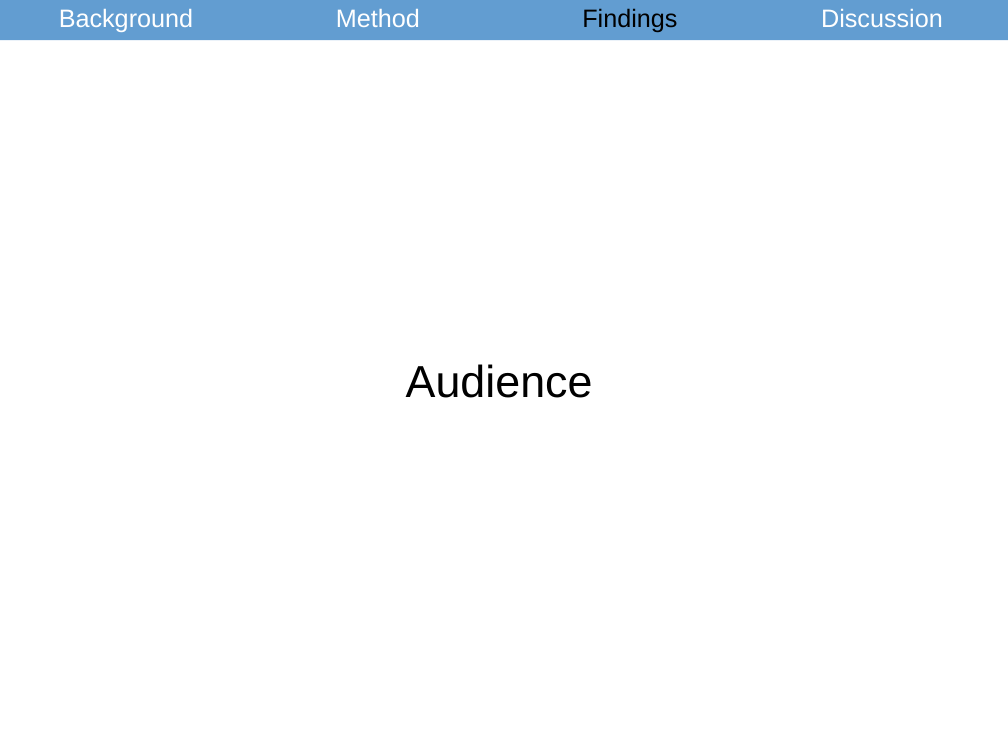
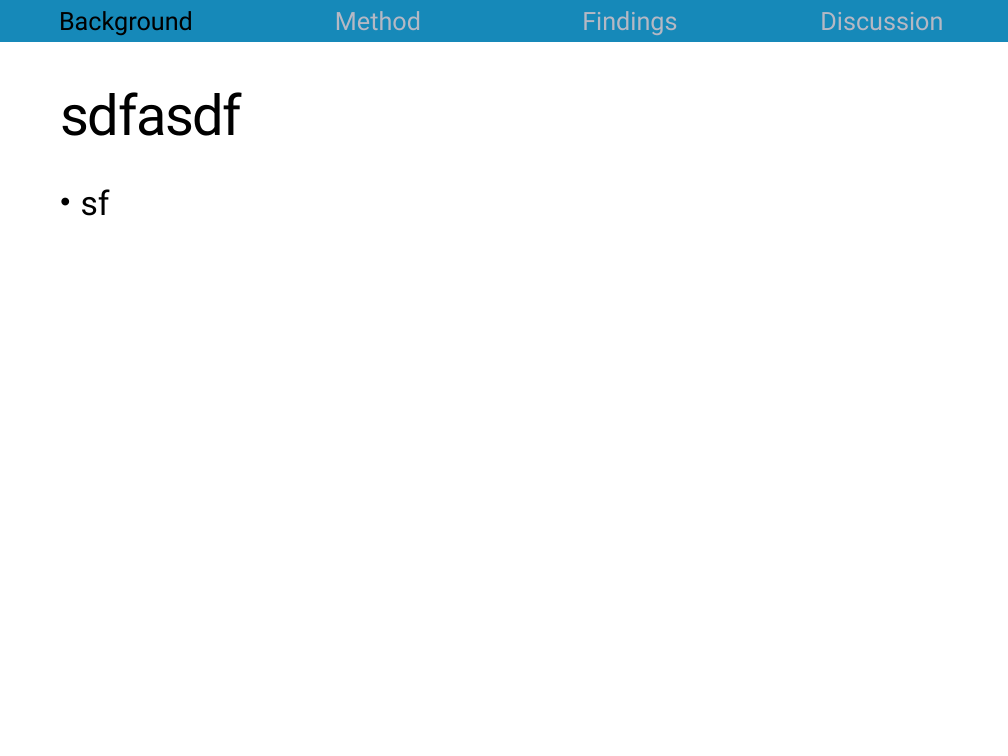
Before and after one commit to jrosen48/job-talk, a slide deck: slide 2 of 2018-1-15-rosenberg-job-talk-new-format.pptx (slide 17 before the commit). Drawn at 1008x756 pixels with LibreOffice and Linux fonts; fonts in the diff are those of the drawing. Boxes give left, top, right and bottom in pixels: in the first picture for what was removed or moved away, otherwise in the second. Text is boxed around its words. In the diff, an @@ line names an element or a change of style, - is before the commit and + after.

```diff
--- a/2018-1-15-rosenberg-job-talk-new-format.pptx
+++ b/2018-1-15-rosenberg-job-talk-new-format.pptx
@@ table at [0,0,1008,42] @@
@@ fill #629DD1 to #1689B9 in row 1 @@
@@ font Arial to Roboto @@
@@ text colour #FFFFFF to #000000 in "Background" @@
@@ text colour #FFFFFF to #B5B8C4 in "Method", "Discussion" @@
@@ text colour #000000 to #B5B8C4 in "Findings" @@
@@ rectangle at [0,0,1008,40]: fill #629DD1 to #1689B9 @@
@@ title added at [60,92,242,136], 40 pt, text #000000 @@
+sdfasdf
@@ text added at [81,189,110,216], 24 pt, text #000000 @@
+• sf
@@ text removed at [406,364,593,398] @@
-Audience
```
Also in this commit, not shown: 2 slides added, 38 slides removed, 2 other files.
